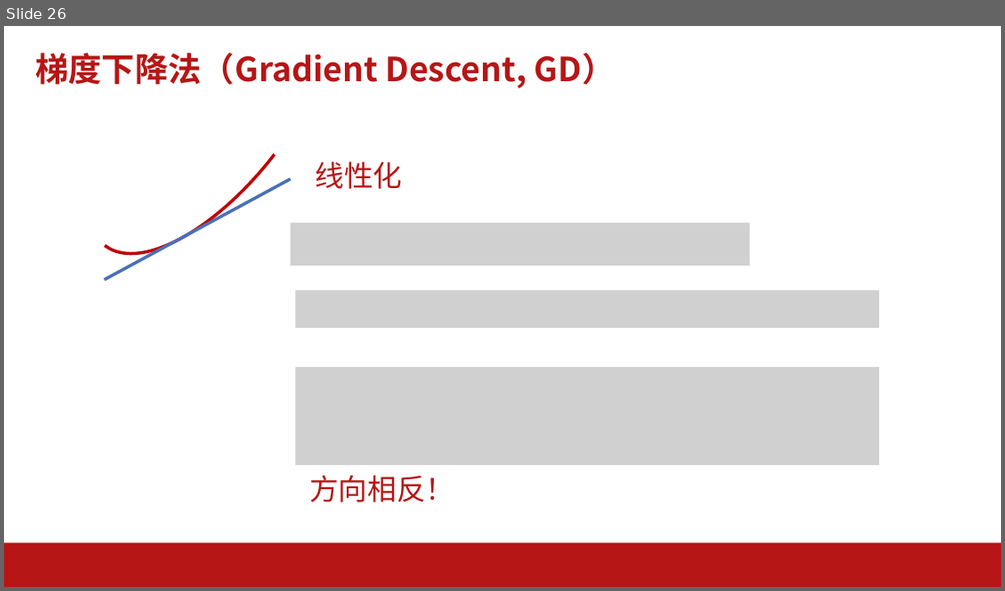
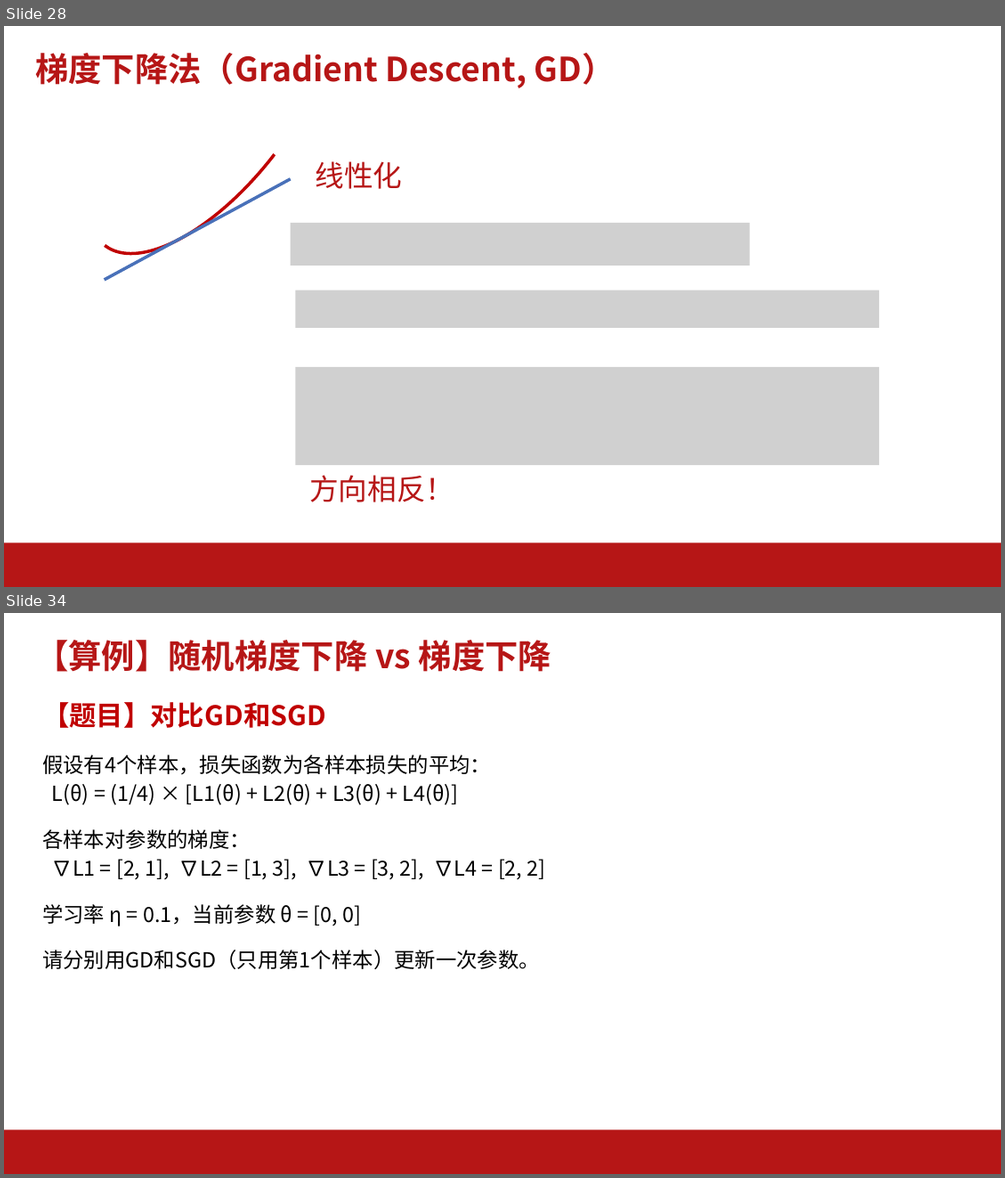
Before and after one commit to AI-Basic-Education/SJTU-Undergraduate-AI-basis, a slide deck: PPT/第3-4节-AI数学基础.pptx. Shown one above the other, each under a label of ours: slide 26 before the commit, slides 28 and 34 after it; the slides between them are not shown. The pictures are 1005x591 and 1005x1178 pixels, drawn with LibreOffice and Linux fonts; fonts in the diff are those of the drawing; grey boxes stand for pictures; background and template pictures are left out. Boxes give left, top, right and bottom in pixels: in the first picture for what was removed or moved away, otherwise in the second. Text is boxed around its words. In the diff, an @@ line names an element or a change of style, - is before the commit and + after.

```diff
--- a/PPT/第3-4节-AI数学基础.pptx
+++ b/PPT/第3-4节-AI数学基础.pptx
@@ slide 34 added at (4, 613, 1001, 1174), background #FFFFFF; not listed: 1 template element that a slide beside it also shows @@
@@ title added at (35, 640, 551, 672), 32 pt, text #B61616, bold @@
+【算例】随机梯度下降 vs 梯度下降
@@ text added at (42, 702, 546, 969), 20 pt, text #000000 @@
+【题目】对比GD和SGD
+假设有4个样本，损失函数为各样本损失的平均：
+L(θ) = (1/4) × [L1(θ) + L2(θ) + L3(θ) + L4(θ)]
+各样本对参数的梯度：
+∇L1 = [2, 1], ∇L2 = [1, 3], ∇L3 = [3, 2], ∇L4 = [2, 2]
+学习率 η = 0.1，当前参数 θ = [0, 0]
+请分别用GD和SGD（只用第1个样本）更新一次参数。
@@ what was slide 26 is now slide 28 @@
```
Also in this commit, not shown: 8 slides changed, 16 other slides added, 16 other files.
